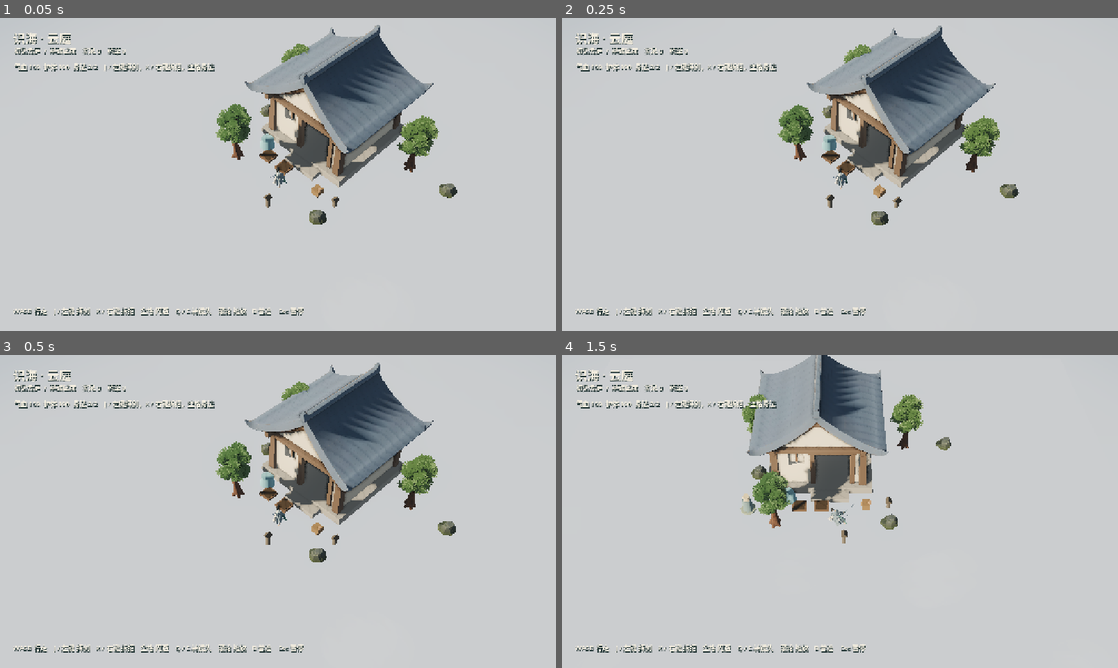
Above: before the commit, frames 1-4 (two rows, left to right).
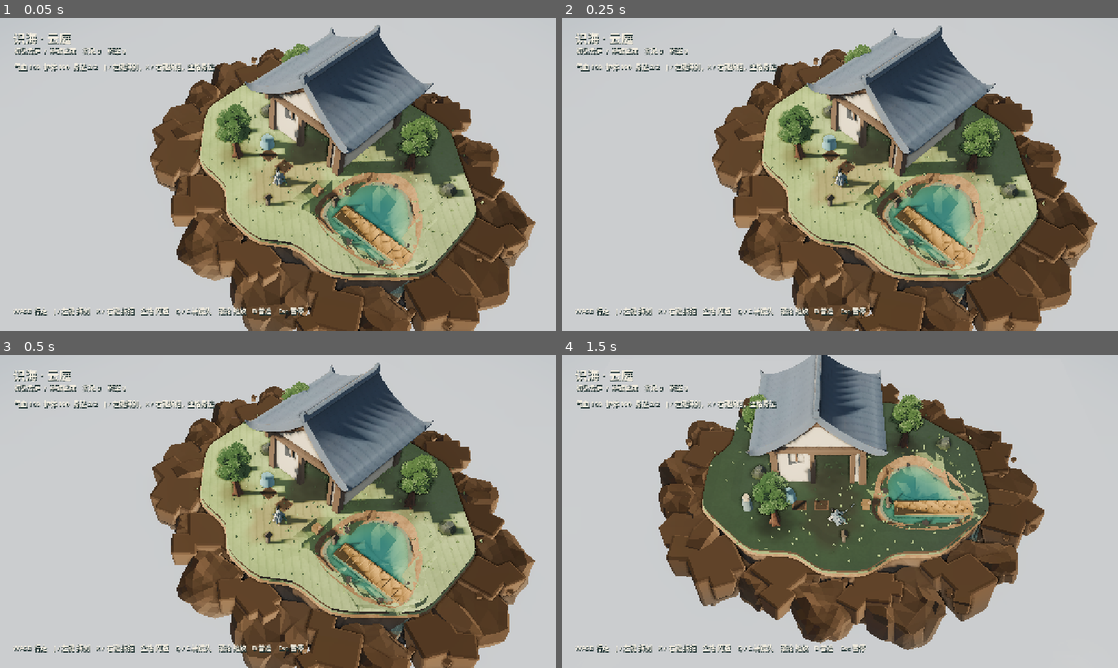
Above: after the commit, the same moments.

Repository: YI1219/Idle_and_incremental_game
Game: Godot game, scene res://scenes/play.tscn
Same seed, same stepped clock (60 frames per second), same inputs: the game is played once before the commit and once after it.
Inputs (mouse positions are in pixels of both pictures, inside the frame that each line leads up to):
- Up to frame 1 (0.05 s): no input
- Up to frame 2 (0.25 s): no input
- Up to frame 3 (0.5 s): no input
- Up to frame 4 (1.5 s): tap Enter at 0.5 s; move the mouse to (962, 495) at 0.52 s; hold D (move_right) 0.53-1.25 s; hold Q (camera_left) 0.53-1.25 s; click (962, 495) at 0.67 s; tap Space at 0.77 s; drag from (728, 527) to (812, 574) at 1.27 s

The runs differ from the first frame. In frame 1, 38% of the frame differs, in the area x 27-97%, y 9-100%; in frame 2, 37%; in frame 3, 37%; in frame 4, 35%.
Error before the commit: Parse Error: Cannot infer the type of "radial" variable because the value doesn't have a set type. (res://scripts/world/heightfield_mesh.gd:206)

Commit message:
Fix mesh type inference and keep sculpted height on coast expand.
Growing land now respaces the SDF contour instead of remasking the
island, so a prior raise survives. Explicit Vector2 casts unstick
Godot 4 inference in the slab and lake-bank builders.

Co-authored-by: YI <YI1219@users.noreply.github.com>

Diff:
--- a/scripts/world/heightfield_mesh.gd
+++ b/scripts/world/heightfield_mesh.gd
@@ -131,11 +131,12 @@
 		var poly := PackedVector2Array()
 		if loop.size() > 0 and loop[0] is Vector3:
 			var ring: Array = _smooth_loop(loop)
-			for p in ring:
-				poly.append(Vector2(p.x, p.z))
+			for raw_p in ring:
+				var p3: Vector3 = raw_p
+				poly.append(Vector2(p3.x, p3.z))
 		else:
-			for p in loop:
-				poly.append(p)
+			for raw_p in loop:
+				poly.append(raw_p as Vector2)
 		if poly.size() < 3:
 			continue
 		var grown: Array = Geometry2D.offset_polygon(poly, 0.06, Geometry2D.JOIN_ROUND)
@@ -196,16 +197,17 @@
 		if loop.size() < 6:
 			continue
 		var mid := Vector2.ZERO
-		for p in loop:
-			mid += p
+		for raw_p in loop:
+			mid += raw_p as Vector2
 		mid /= float(loop.size())
 		var rings: Array = []
 		for row in profile:
 			var ring: Array = []
-			for p in loop:
-				var radial := p - mid
-				var rlen := radial.length()
-				var q := p if rlen < 1e-4 else mid + radial * ((rlen + float(row[0])) / rlen)
+			for raw_p in loop:
+				var p: Vector2 = raw_p
+				var radial: Vector2 = p - mid
+				var rlen: float = radial.length()
+				var q: Vector2 = p if rlen < 1e-4 else mid + radial * ((rlen + float(row[0])) / rlen)
 				var h := field.sample_height(Vector3(q.x, 0.0, q.y))
 				if not is_finite(h):
 					h = 0.0
@@ -257,11 +259,12 @@
 	for loop in loops:
 		var poly := PackedVector2Array()
 		if loop.size() > 0 and loop[0] is Vector3:
-			for p in loop:
-				poly.append(Vector2(p.x, p.z))
+			for raw_p in loop:
+				var p3: Vector3 = raw_p
+				poly.append(Vector2(p3.x, p3.z))
 		else:
-			for p in loop:
-				poly.append(p)
+			for raw_p in loop:
+				poly.append(raw_p as Vector2)
 		if poly.size() < 4:
 			continue
 		poly = _resample_poly(poly, 56)
@@ -310,12 +313,13 @@
 		if loop.size() < 6:
 			continue
 		var mid := Vector2.ZERO
-		for p in loop:
-			mid += p
+		for raw_p in loop:
+			mid += raw_p as Vector2
 		mid /= float(loop.size())
 		var top: Array = []
 		var bot: Array = []
-		for p in loop:
+		for raw_p in loop:
+			var p: Vector2 = raw_p
 			var q: Vector2 = mid + (p - mid) * 0.90
 			top.append(Vector3(q.x, -0.70, q.y))
 			bot.append(Vector3(mid.x + (q.x - mid.x) * 0.18, field.y_bottom - 0.55, mid.y + (q.y - mid.y) * 0.18))
--- a/scripts/world/river_terrain.gd
+++ b/scripts/world/river_terrain.gd
@@ -337,8 +337,8 @@
 		else:
 			field = field.duplicate_field()
 			field.apply_play_cells(group, false)
-			field.stamp_rounded_blob()
-			field.organicize_coast()
+			## Keep sculpted H. Visual rounding is the SDF contour, not a remask.
+			field.apply_coast_smooth()
 		var built := {
 			"cells": group,
 			"field": field,
